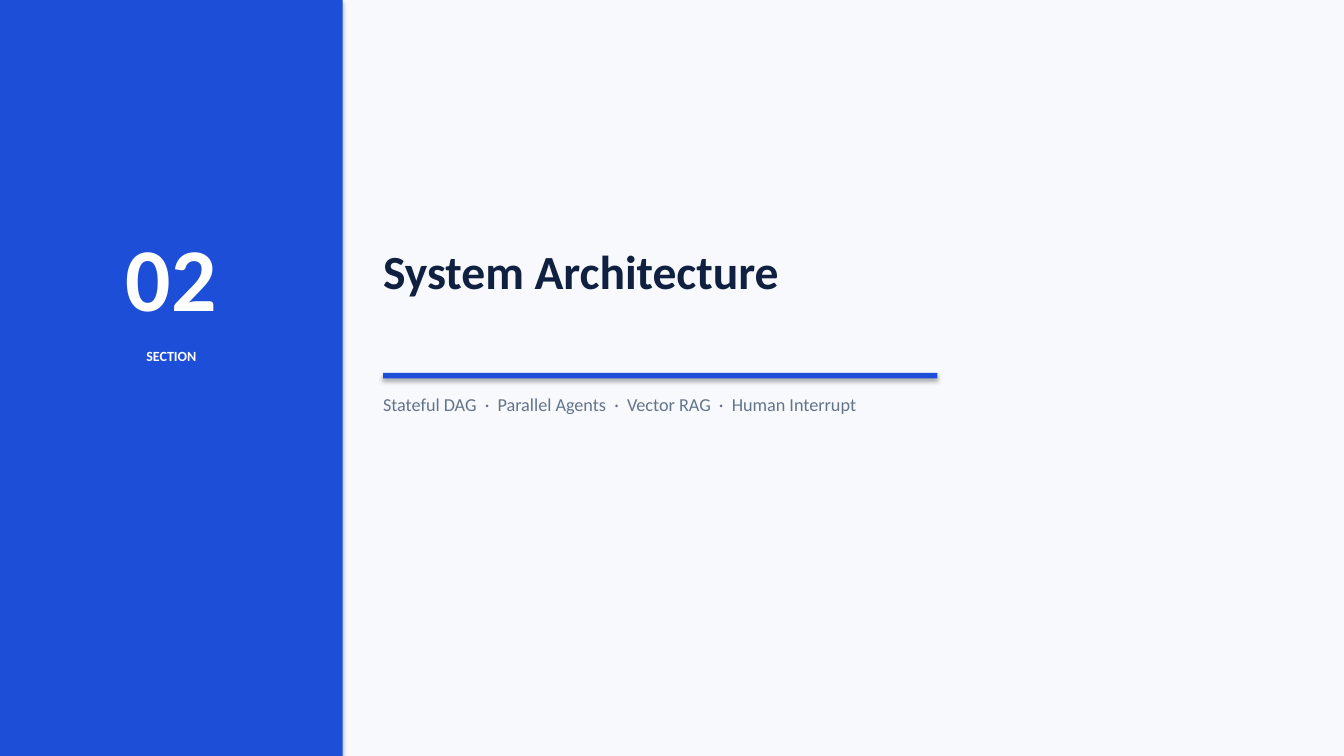
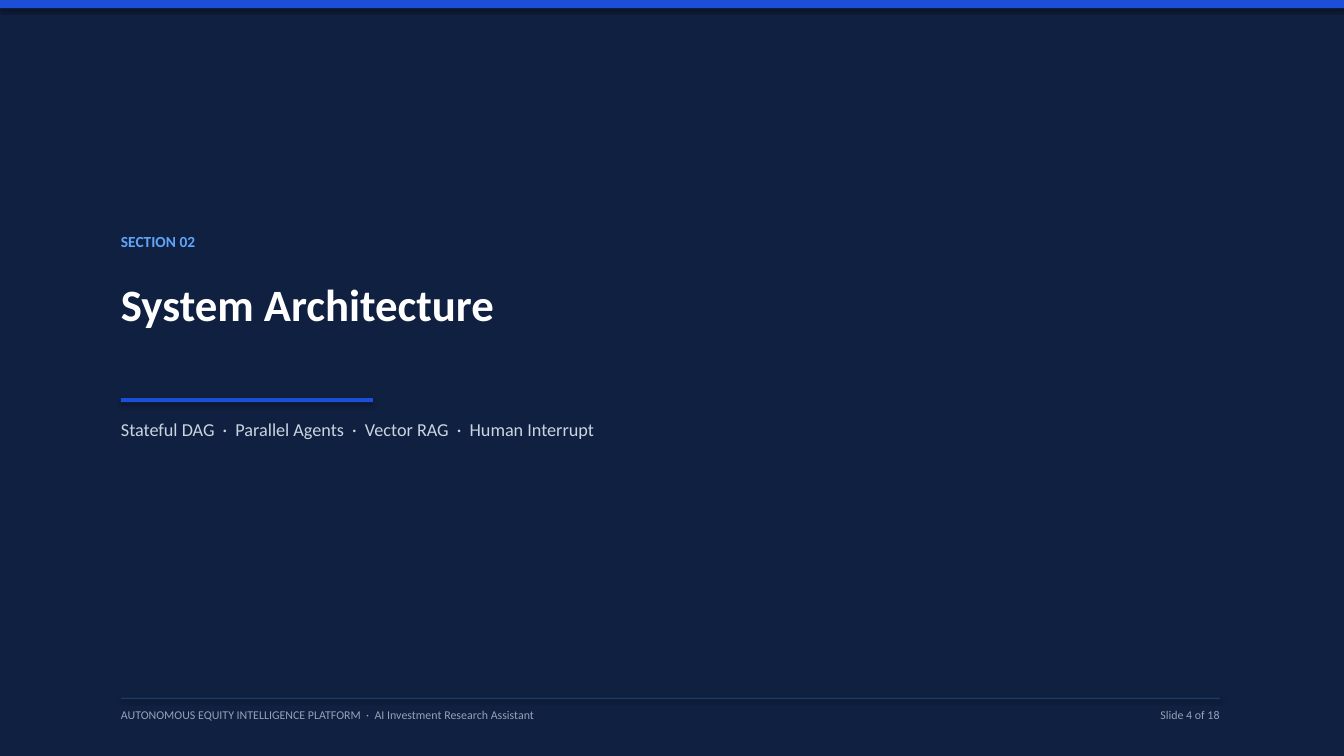
Before and after one commit to SagarTrimukhe/ai-investment-research-assistant, a slide deck: slide 4 of CAPSTONE_PROJECT_PRESENTATION.pptx. Drawn at 1344x756 pixels with LibreOffice and Linux fonts; fonts in the diff are those of the drawing. Boxes give left, top, right and bottom in pixels: in the first picture for what was removed or moved away, otherwise in the second. Text is boxed around its words. In the diff, an @@ line names an element or a change of style, - is before the commit and + after.

Commit message:
design: streamline presentation to clean, simple bullet format with executive styling

```diff
--- a/CAPSTONE_PROJECT_PRESENTATION.pptx
+++ b/CAPSTONE_PROJECT_PRESENTATION.pptx
@@ rectangle at (0,0,1344,756): fill #F7F9FC to #0F2040 @@
@@ rectangle: place and size @@
-rectangle at (0,0,343,756)
+rectangle at (0,0,1344,8)
@@ text at (121,237,196,247): text changed; size 64 to 11 pt; text colour #FFFFFF to #60A5FA @@
-02
+SECTION 02
@@ text "System Architecture": place and size @@
-text "System Architecture" at (383,255,779,297)
+text "System Architecture" at (121,289,494,328)
@@ text "System Architecture" at (121,289,494,328): size 34 to 32 pt, text colour #0F2040 to #FFFFFF @@
@@ text removed at (146,352,196,361) @@
-SECTION
@@ rectangle removed at (383,373,938,379) @@
@@ text "Stateful DAG · Parallel Agents ...": place and size @@
-text "Stateful DAG · Parallel Agents ..." at (383,398,856,414)
+text "Stateful DAG · Parallel Agents ..." at (121,423,594,439)
@@ text "Stateful DAG · Parallel Agents ..." at (121,423,594,439): text colour #64748B to #CBD5E1 @@
@@ rectangle added at (121,398,373,402), fill #1D4ED8 @@
@@ rectangle added at (121,698,1220,699), fill #1E3A66 @@
@@ text added at (121,711,534,721), 8.5 pt, text #94A3B8 @@
+AUTONOMOUS EQUITY INTELLIGENCE PLATFORM · AI Investment Research Assistant
@@ text added at (1160,711,1219,719), 8.5 pt, text #94A3B8 @@
+Slide 4 of 18
```
Also in this commit, not shown: 15 other slides changed, 2 slides added, 2 slides removed.
